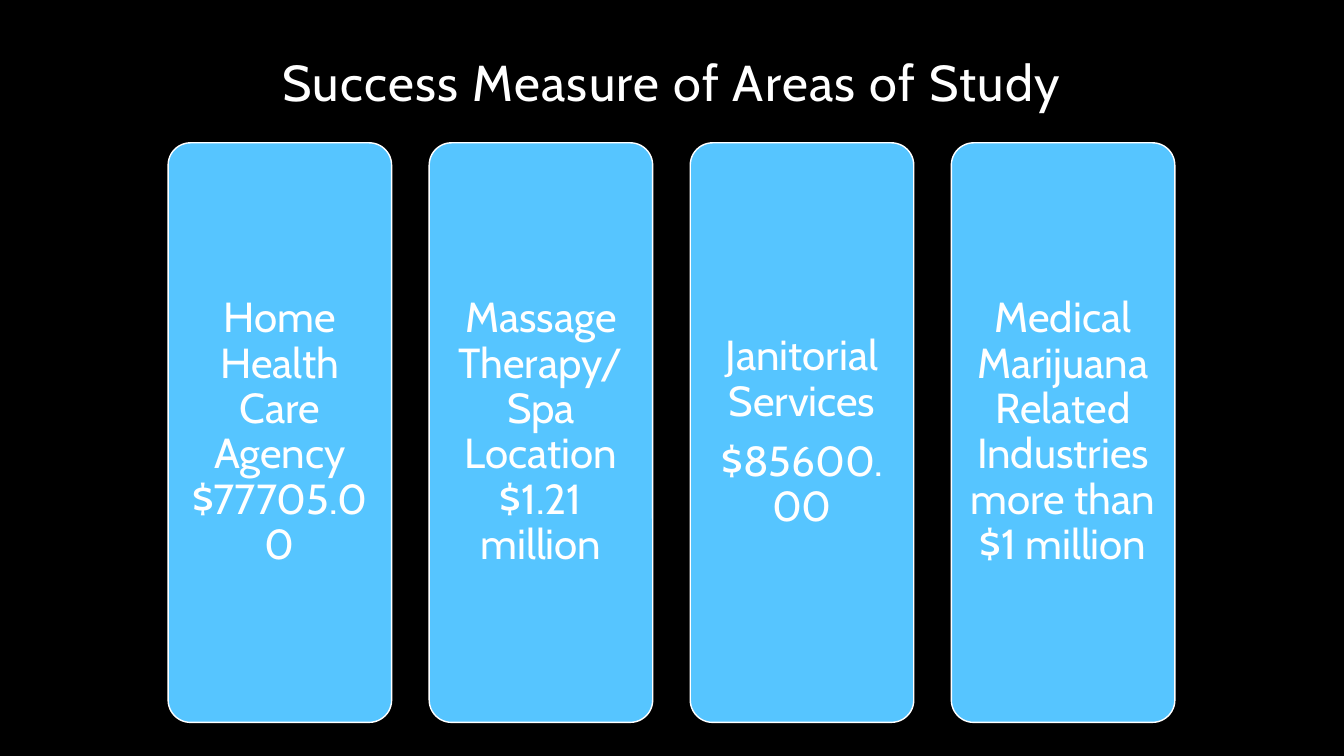
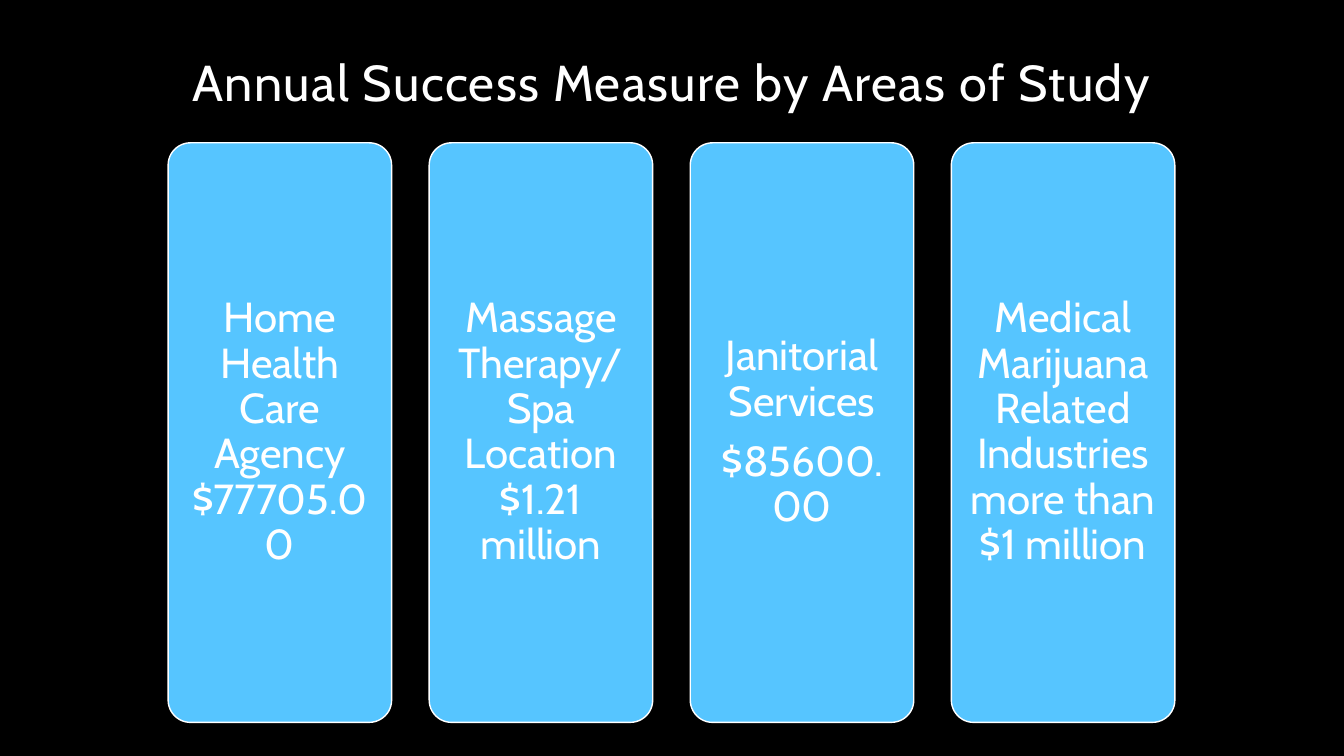
Before and after one commit to KimSmith22/school, a slide deck: slide 15 of collection/NumberOneTraining.pptx. Drawn at 1344x756 pixels with LibreOffice and Linux fonts; fonts in the diff are those of the drawing; background and template pictures are left out. Boxes give left, top, right and bottom in pixels: in the first picture for what was removed or moved away, otherwise in the second. Text is boxed around its words. In the diff, an @@ line names an element or a change of style, - is before the commit and + after.

```diff
--- a/collection/NumberOneTraining.pptx
+++ b/collection/NumberOneTraining.pptx
@@ title at [192,63,1150,112]: text changed @@
-Success Measure of Areas of Study
+Annual Success Measure by Areas of Study
```
Also in this commit, not shown: 6 other slides changed, 2 other files.
